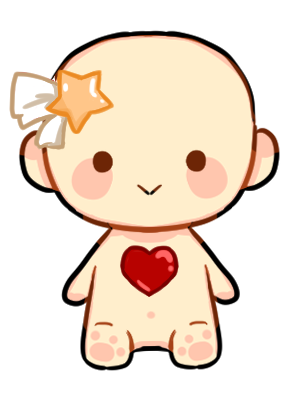
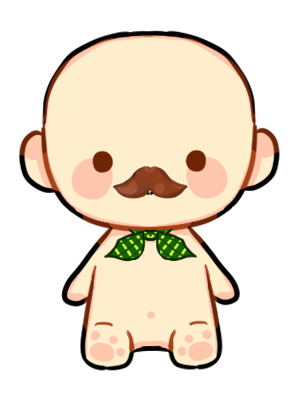
Comparing the layer stacks of the two (300, 400) images. Changes:
hid "3" over [9, 69, 114, 150]
hid "7" over [120, 245, 179, 297]
showed "8" over [104, 228, 198, 262]
showed "4" over [113, 166, 188, 200]
